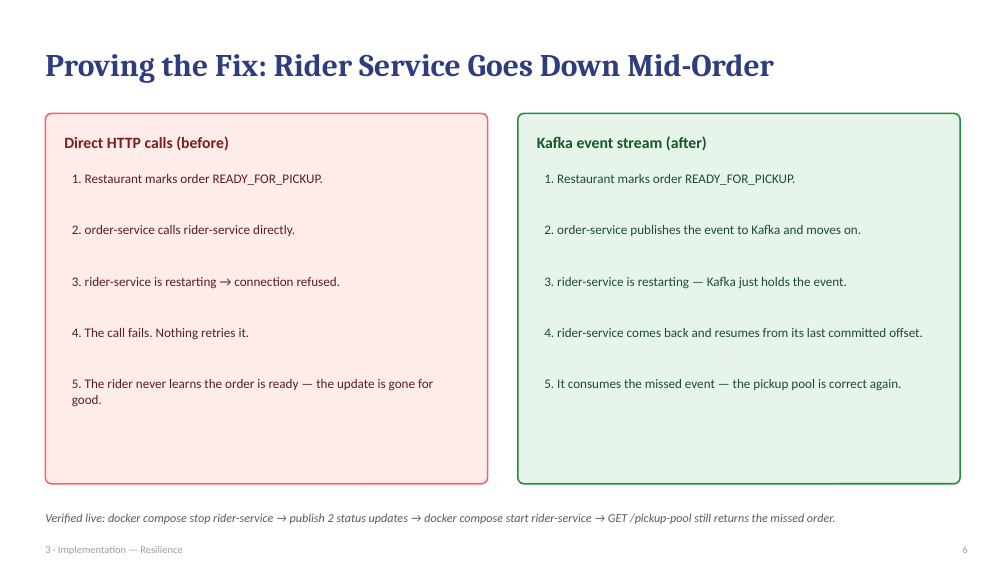
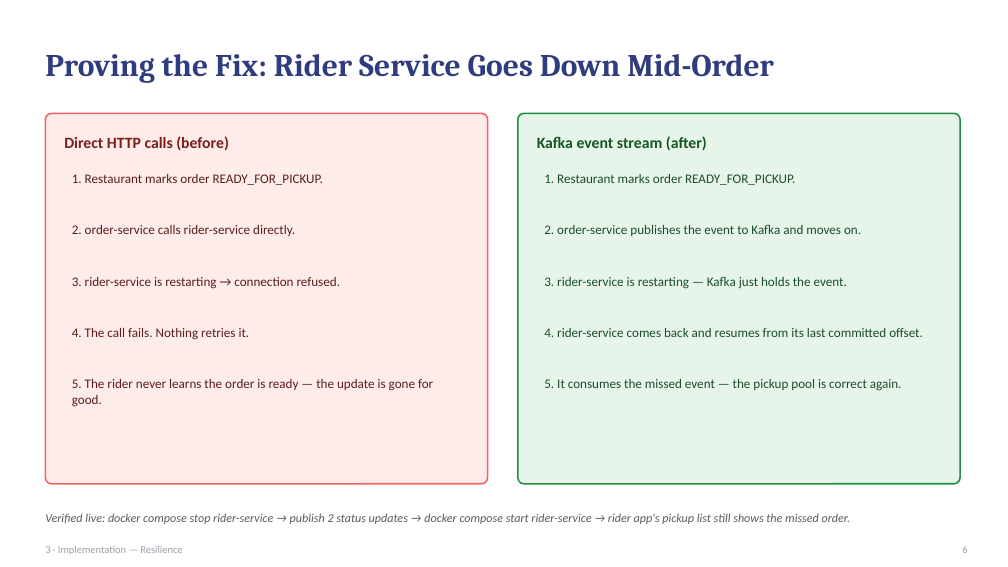
Before and after one commit to ZION-2005/Project2-Kafka-FoodDelivery, a slide deck: slide 7 of presentation/Project2-Kafka-FoodDelivery-Presentation.pptx. Drawn at 1008x567 pixels with LibreOffice and Linux fonts; fonts in the diff are those of the drawing. Boxes give left, top, right and bottom in pixels: in the first picture for what was removed or moved away, otherwise in the second. Text is boxed around its words. In the diff, an @@ line names an element or a change of style, - is before the commit and + after.

```diff
--- a/presentation/Project2-Kafka-FoodDelivery-Presentation.pptx
+++ b/presentation/Project2-Kafka-FoodDelivery-Presentation.pptx
@@ text at bbox=[45, 513, 851, 524]: text changed @@
-Verified live: docker compose stop rider-service → publish 2 status updates → docker compose start rider-service → GET /pickup-pool still returns the missed order.
+Verified live: docker compose stop rider-service → publish 2 status updates → docker compose start rider-service → rider app's pickup list still shows the missed order.
```
Also in this commit, not shown: 5 other slides changed, 1 slide added, 1 slide removed.
